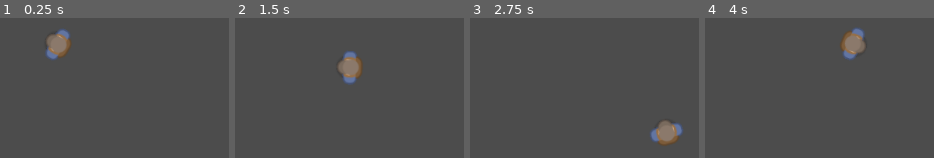
Above: before the commit, frames 1-4 (left to right).
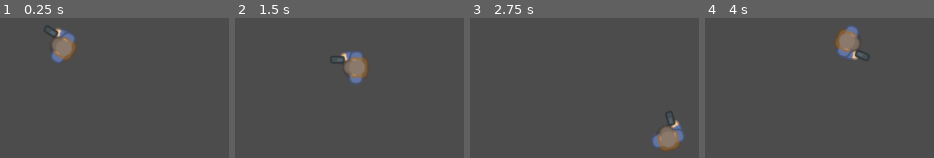
Above: after the commit, the same moments.

Repository: danielxf007/Top_Down_Shooter_Example_2
Game: Godot game, scene res://Main.tscn
The game is run twice, just before and just after one commit, with the same random seed, the same clock (stepped at 60 frames per second) and the same inputs.
Inputs (mouse positions are in pixels of both pictures, inside the frame that each line leads up to):
- Up to frame 1 (0.25 s): no input
- Up to frame 2 (1.5 s): tap Enter at 0.5 s; move the mouse to (outside the picture) at 0.52 s; hold D (right) 0.53-1.28 s; move the mouse to (outside the picture) at 1.27 s; hold S (down) from 1.28 s (still down)
- Up to frame 3 (2.75 s): move the mouse to (outside the picture) at 2.02 s; release S (down) at 2.03 s; hold D (right) from 2.03 s (still down)
- Up to frame 4 (4 s): move the mouse to (725, 130) at 2.77 s; release D (right) at 2.78 s; hold W (up) 2.78-3.53 s; move the mouse to (outside the picture) at 3.52 s; hold A (left) from 3.53 s (still down)

The runs differ from the first frame. In frame 1, 1.8% of the frame differs, in the area x 19-34%, y 5-33%; in frame 2, 1.8%; in frame 3, 1.8%; in frame 4, 1.8%.

Commit message:
commit

Diff:
--- a/player/Player.tscn
+++ b/player/Player.tscn
@@ -1,15 +1,77 @@
-[gd_scene load_steps=9 format=2]
+[gd_scene load_steps=19 format=2]
 
 [ext_resource path="res://player/player.gd" type="Script" id=1]
-[ext_resource path="res://art/Survivor 1/survivor1_stand.png" type="Texture" id=2]
+[ext_resource path="res://art/Survivor 1/survivor1_hold.png" type="Texture" id=2]
 [ext_resource path="res://player/body_movement/state_machine/player_body_state_machine.gd" type="Script" id=3]
 [ext_resource path="res://player/body_movement/states/motion/on_ground/idle.gd" type="Script" id=4]
 [ext_resource path="res://player/body_movement/states/motion/on_ground/move.gd" type="Script" id=5]
+[ext_resource path="res://art/Survivor 1/survivor1_gun.png" type="Texture" id=6]
+[ext_resource path="res://art/Survivor 1/survivor1_silencer.png" type="Texture" id=7]
+[ext_resource path="res://art/Survivor 1/survivor1_stand.png" type="Texture" id=8]
+[ext_resource path="res://art/Survivor 1/survivor1_reload.png" type="Texture" id=9]
+[ext_resource path="res://art/Survivor 1/survivor1_machine.png" type="Texture" id=10]
 
 [sub_resource type="RectangleShape2D" id=1]
 
 custom_solver_bias = 0.0
-extents = Vector2( 17.0767, 21.4056 )
+extents = Vector2( 19.9732, 21.4056 )
+
+[sub_resource type="Animation" id=4]
+
+resource_name = "hand_gun"
+length = 0.01
+loop = false
+step = 0.1
+tracks/0/type = "value"
+tracks/0/path = NodePath("BodyPivot/Body:texture")
+tracks/0/interp = 1
+tracks/0/loop_wrap = true
+tracks/0/imported = false
+tracks/0/enabled = true
+tracks/0/keys = {
+"times": PoolRealArray( 0 ),
+"transitions": PoolRealArray( 1 ),
+"update": 1,
+"values": [ ExtResource( 6 ) ]
+}
+
+[sub_resource type="Animation" id=5]
+
+resource_name = "hand_gun_silencer"
+length = 0.01
+loop = false
+step = 0.1
+tracks/0/type = "value"
+tracks/0/path = NodePath("BodyPivot/Body:texture")
+tracks/0/interp = 1
+tracks/0/loop_wrap = true
+tracks/0/imported = false
+tracks/0/enabled = true
+tracks/0/keys = {
+"times": PoolRealArray( 0 ),
+"transitions": PoolRealArray( 1 ),
+"update": 1,
+"values": [ ExtResource( 7 ) ]
+}
+
+[sub_resource type="Animation" id=6]
+
+resource_name = "hold"
+length = 0.01
+loop = false
+step = 0.1
+tracks/0/type = "value"
+tracks/0/path = NodePath("BodyPivot/Body:texture")
+tracks/0/interp = 1
+tracks/0/loop_wrap = true
+tracks/0/imported = false
+tracks/0/enabled = true
+tracks/0/keys = {
+"times": PoolRealArray( 0 ),
+"transitions": PoolRealArray( 1 ),
+"update": 1,
+"values": [ ExtResource( 2 ) ]
+}
 
 [sub_resource type="Animation" id=2]
 
@@ -27,7 +89,45 @@
 "times": PoolRealArray( 0 ),
 "transitions": PoolRealArray( 1 ),
 "update": 1,
-"values": [ ExtResource( 2 ) ]
+"values": [ ExtResource( 8 ) ]
+}
+
+[sub_resource type="Animation" id=7]
+
+resource_name = "load_gun"
+length = 0.01
+loop = false
+step = 0.1
+tracks/0/type = "value"
+tracks/0/path = NodePath("BodyPivot/Body:texture")
+tracks/0/interp = 1
+tracks/0/loop_wrap = true
+tracks/0/imported = false
+tracks/0/enabled = true
+tracks/0/keys = {
+"times": PoolRealArray( 0 ),
+"transitions": PoolRealArray( 1 ),
+"update": 1,
+"values": [ ExtResource( 9 ) ]
+}
+
+[sub_resource type="Animation" id=8]
+
+resource_name = "machine_gun"
+length = 0.01
+loop = false
+step = 0.1
+tracks/0/type = "value"
+tracks/0/path = NodePath("BodyPivot/Body:texture")
+tracks/0/interp = 1
+tracks/0/loop_wrap = true
+tracks/0/imported = false
+tracks/0/enabled = true
+tracks/0/keys = {
+"times": PoolRealArray( 0 ),
+"transitions": PoolRealArray( 1 ),
+"update": 1,
+"values": [ ExtResource( 10 ) ]
 }
 
 [sub_resource type="Animation" id=3]
@@ -95,6 +195,11 @@
 playback_process_mode = 1
 playback_default_blend_time = 0.0
 playback_speed = 1.0
+anims/hand_gun = SubResource( 4 )
+anims/hand_gun_silencer = SubResource( 5 )
+anims/hold = SubResource( 6 )
 anims/idle = SubResource( 2 )
+anims/load_gun = SubResource( 7 )
+anims/machine_gun = SubResource( 8 )
 anims/walk = SubResource( 3 )
 blend_times = [  ]
--- a/player/body_movement/states/motion/on_ground/idle.gd
+++ b/player/body_movement/states/motion/on_ground/idle.gd
@@ -1,7 +1,7 @@
 extends "res://player/body_movement/states/motion/on_ground/on_ground.gd"
 
 func enter():
-	handle_animation("idle")
+	handle_animation(owner.animation)
 
 func update(delta):
 	var mouse_position = get_look_position()
--- a/player/body_movement/states/motion/on_ground/move.gd
+++ b/player/body_movement/states/motion/on_ground/move.gd
@@ -4,7 +4,7 @@
 
 func enter():
 	speed = 0.0
-	handle_animation("walk")
+	handle_animation(owner.animation)
 
 func update(delta):
 	var mouse_position = get_look_position()
--- a/player/player.gd
+++ b/player/player.gd
@@ -2,9 +2,13 @@
 
 var look_direction
 var move_direction
+var animation = "hand_gun" setget set_animation
 
 func set_dead(value):
 	set_process_input(not value)
 	set_physics_process(not value)
 	$CollisionShape2D.disabled = value
 	queue_free()
+
+func set_animation(new_animation):
+	animation = new_animation
Not shown: 1 places in player/Player.tscn that only renumber resources
